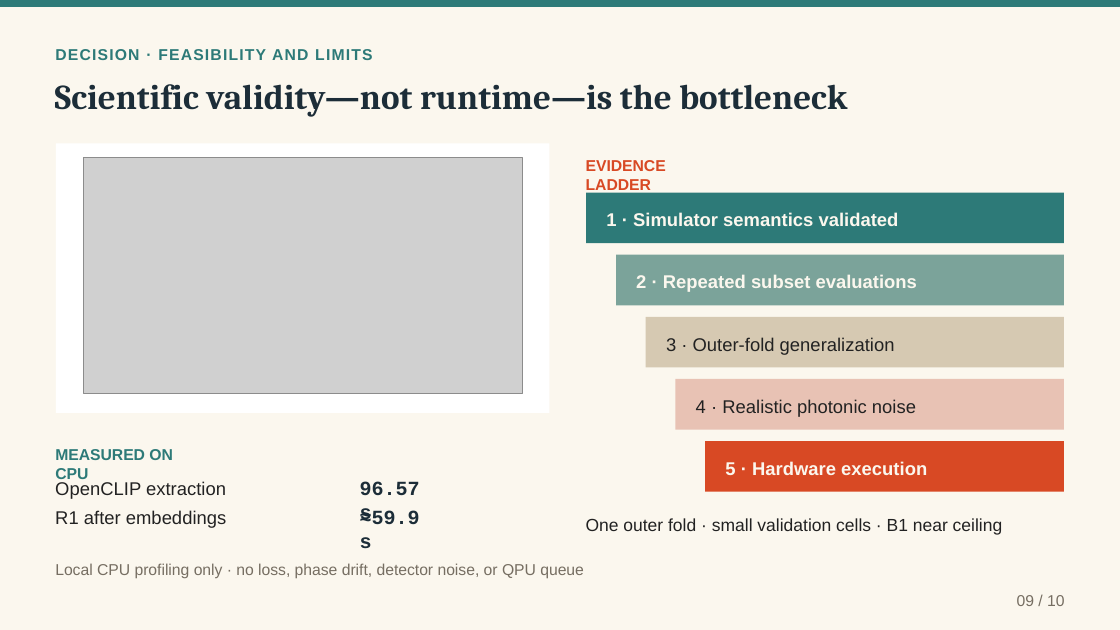
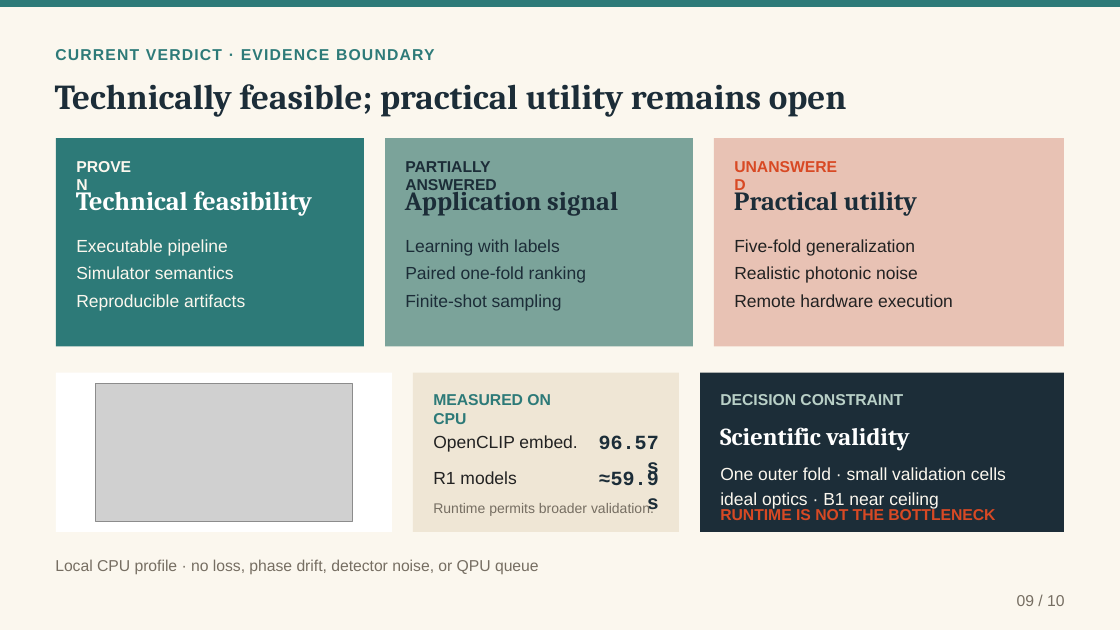
Before and after one commit to MonsieurNam/Quanova_Photonic_Defect_QML, a slide deck: slide 9 of deliverables/Quanova_Photonic_QML_Interview_Case_Study_20260911.pptx. Drawn at 1120x630 pixels with LibreOffice and Linux fonts; fonts in the diff are those of the drawing; grey boxes stand for pictures. Boxes give left, top, right and bottom in pixels: in the first picture for what was removed or moved away, otherwise in the second. Text is boxed around its words. In the diff, an @@ line names an element or a change of style, - is before the commit and + after.

Commit message:
Reframe deck for Quandela application case study

```diff
--- a/deliverables/Quanova_Photonic_QML_Interview_Case_Study_20260911.pptx
+++ b/deliverables/Quanova_Photonic_QML_Interview_Case_Study_20260911.pptx
@@ text removed at (55,49,372,60) @@
-DECISION · FEASIBILITY AND LIMITS
@@ text added at (55,49,434,60), 13.5 pt, text #2D7A78, bold @@
+CURRENT VERDICT · EVIDENCE BOUNDARY
@@ text at (55,84,847,117): text changed @@
-Scientific validity—not runtime—is the bottleneck
+Technically feasible; practical utility remains open
@@ rectangle removed at (56,144,550,413) @@
@@ group added at (56,139,1065,347): 9 texts, 3 rectangles @@
+PROVEN
+Technical feasibility
+Executable pipeline
+Simulator semantics
+Reproducible artifacts
+PARTIALLY ANSWERED
+Application signal
+Learning with labels
+Paired one-fold ranking
+Finite-shot sampling
+UNANSWERED
+Practical utility
+Five-fold generalization
+Realistic photonic noise
+Remote hardware execution
@@ picture: place and size @@
-picture at (83,158,522,394)
+picture at (96,383,353,522)
@@ rectangle: place and size @@
-rectangle at (706,441,1065,492)
+rectangle at (700,373,1064,533)
@@ rectangle at (700,373,1064,533): fill #D84924 to #1C2D38 @@
@@ text "MEASURED ON CPU" rewrapped from (55,449,173,483) to (433,394,551,424) @@
@@ text "96.57 s": place and size @@
-text "96.57 s" at (360,481,420,522)
+text "96.57 s" at (599,435,659,480)
@@ text "96.57 s" at (599,435,659,480): alignment left to right @@
@@ text "≈59.9 s" at (599,470,659,513): alignment left to right @@
@@ text "≈59.9 s": place and size @@
-text "≈59.9 s" at (360,510,420,549)
+text "≈59.9 s" at (599,470,659,513)
@@ text at (720,467,1006,510): text changed; text colour #222222 to #FBF7EE @@
-One outer fold · small validation cells · B1 near ceiling
+One outer fold · small validation cells
+ideal optics · B1 near ceiling
@@ group removed at (586,160,1065,475): 6 texts, 4 rectangles @@
-EVIDENCE LADDER
-1 · Simulator semantics validated
-2 · Repeated subset evaluations
-3 · Outer-fold generalization
-4 · Realistic photonic noise
-5 · Hardware execution
@@ text removed at (55,481,226,499) @@
-OpenCLIP extraction
@@ group added at (56,373,995,533): 6 texts, 2 rectangles @@
+OpenCLIP embed.
+R1 models
+Runtime permits broader validation.
+DECISION CONSTRAINT
+Scientific validity
+RUNTIME IS NOT THE BOTTLENECK
@@ text removed at (55,510,226,528) @@
-R1 after embeddings
@@ text at (55,559,539,574): text changed @@
-Local CPU profiling only · no loss, phase drift, detector noise, or QPU queue
+Local CPU profile · no loss, phase drift, detector noise, or QPU queue
```
Also in this commit, not shown: 4 other slides changed, 5 slides added, 5 slides removed, 38 other files.
